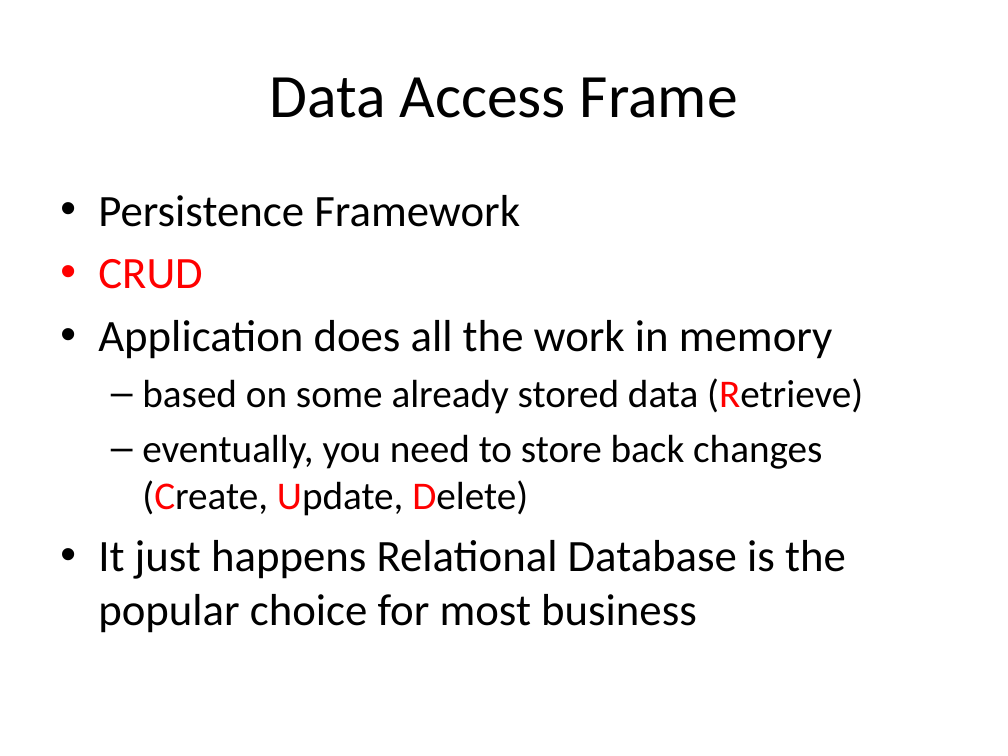
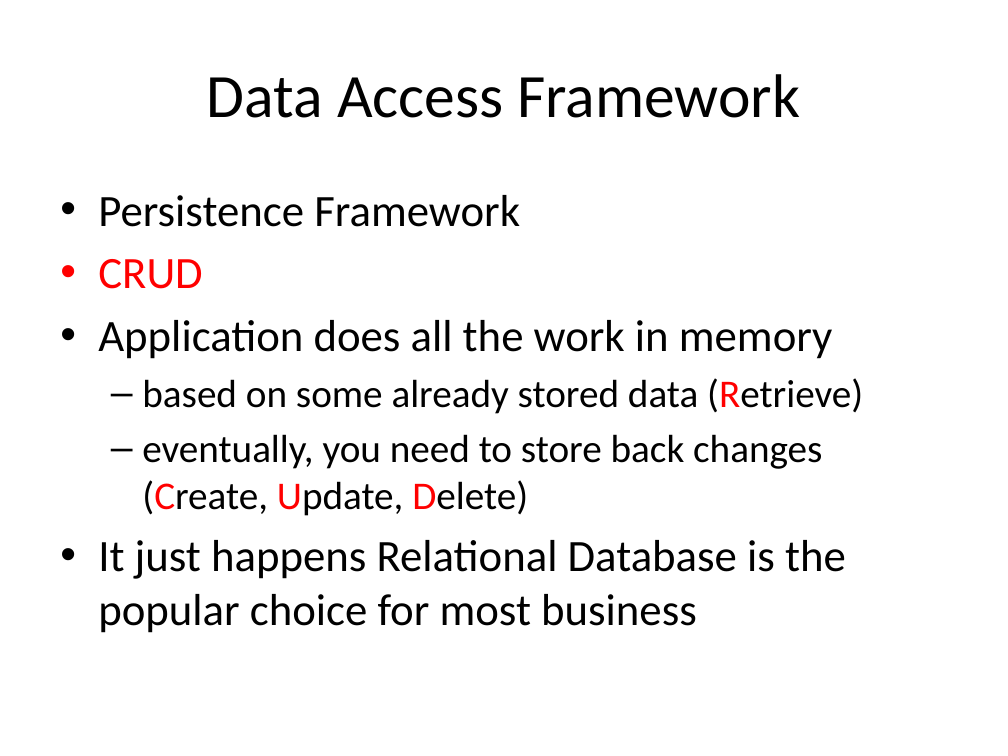
Before and after one commit to harrychou/Notes, a slide deck: slide 3 of Data Access Framework.pptx. Drawn at 1008x756 pixels with LibreOffice and Linux fonts; fonts in the diff are those of the drawing. Boxes give left, top, right and bottom in pixels: in the first picture for what was removed or moved away, otherwise in the second. Text is boxed around its words. In the diff, an @@ line names an element or a change of style, - is before the commit and + after.

```diff
--- a/Data Access Framework.pptx
+++ b/Data Access Framework.pptx
@@ title at [207,74,800,118]: text changed @@
-Data Access Frame
+Data Access Framework
```
Also in this commit, not shown: 2 slides added, 3 other files.
